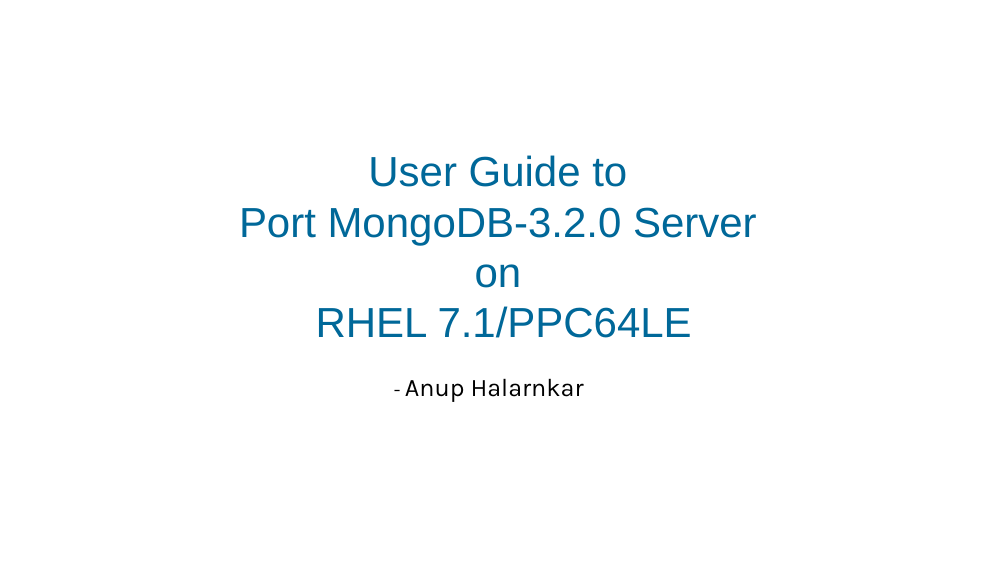
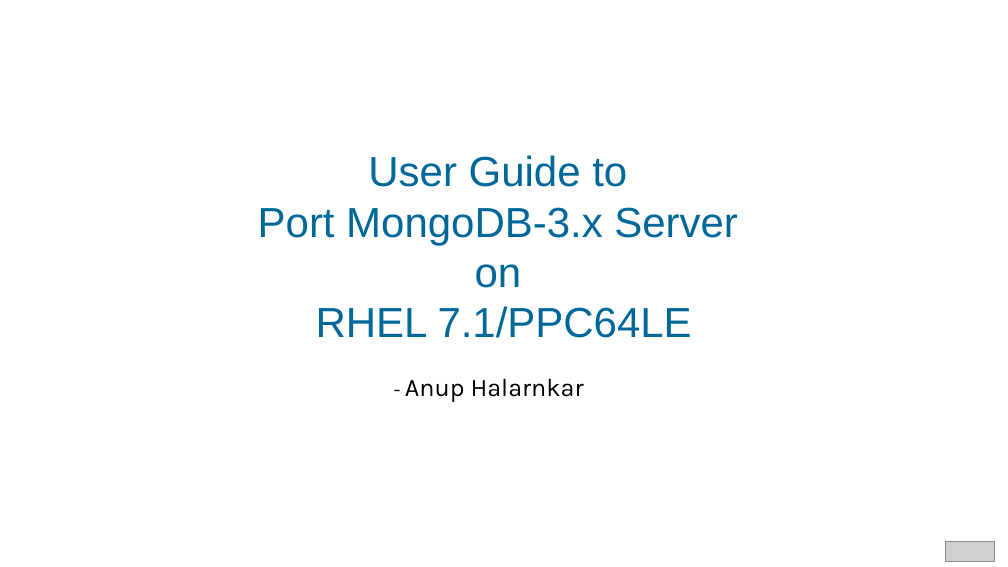
Before and after one commit to ibmsoe/mongo, a slide deck: slide 1 of User_Guide_To_Port_MongoDB_To_RHEL7_1_PPC.ppt. Drawn at 1008x567 pixels with LibreOffice and Linux fonts; fonts in the diff are those of the drawing; grey boxes stand for pictures; background and template pictures are left out. Boxes give left, top, right and bottom in pixels: in the first picture for what was removed or moved away, otherwise in the second. Text is boxed around its words. In the diff, an @@ line names an element or a change of style, - is before the commit and + after.

```diff
--- a/User_Guide_To_Port_MongoDB_To_RHEL7_1_PPC.ppt
+++ b/User_Guide_To_Port_MongoDB_To_RHEL7_1_PPC.ppt
@@ title at [258,155,738,338]: text changed @@
-User Guide to
-Port MongoDB-3.2.0 Server
-on
-RHEL 7.1/PPC64LE
+User Guide to
+Port MongoDB-3.x Server
+on
+RHEL 7.1/PPC64LE
@@ picture added at [945,541,994,561] @@
```
Also in this commit, not shown: 14 other slides changed.
